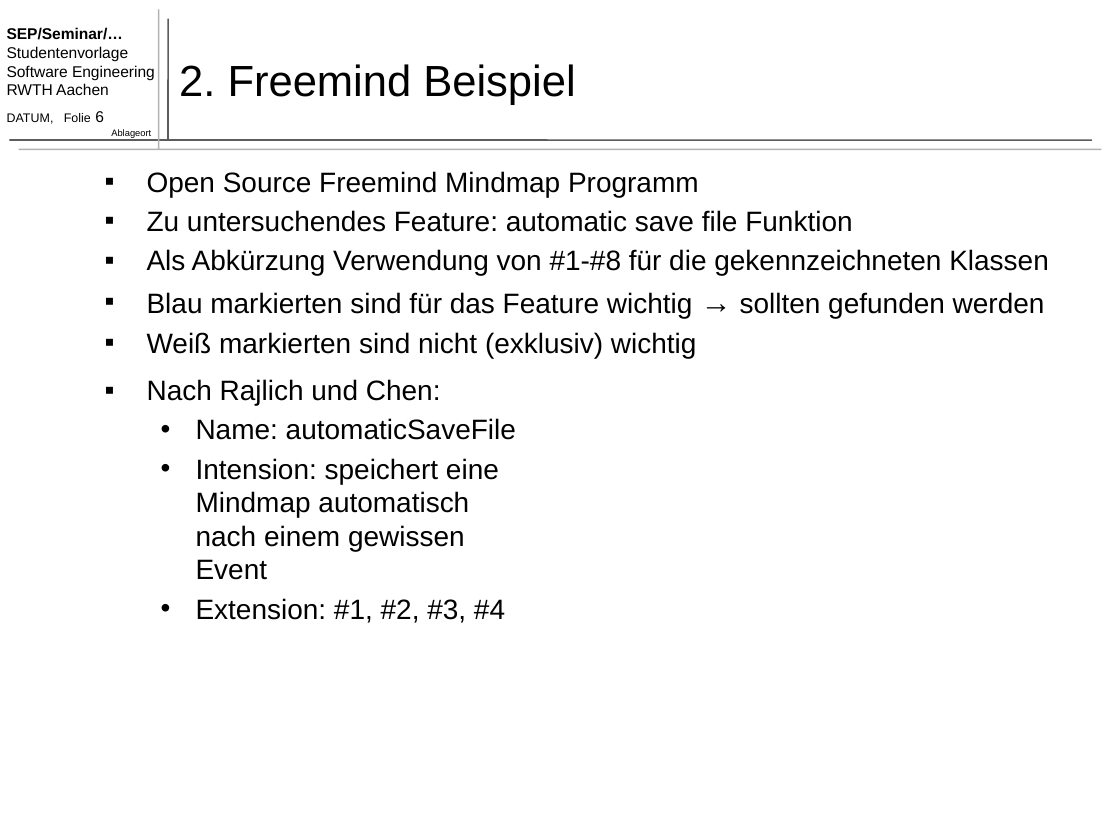
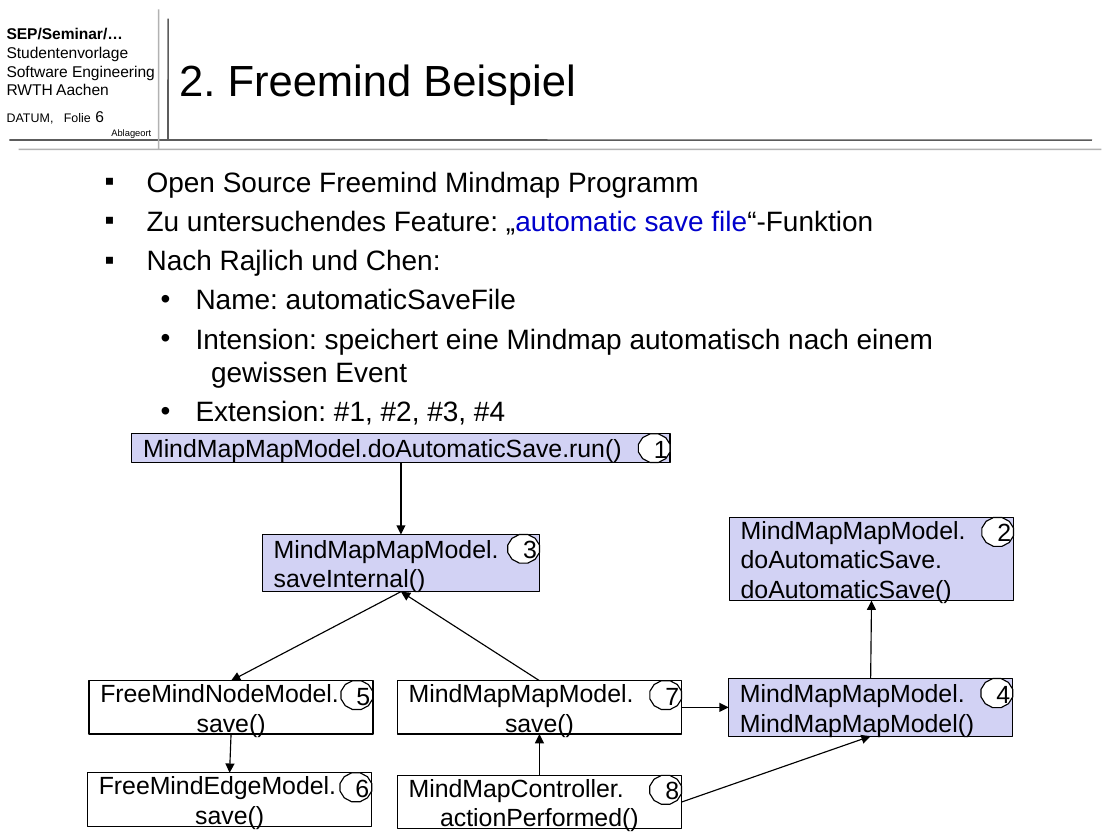
Before and after one commit to TimoBergerbusch/feature-location-techniques, a slide deck: slide 6 of Feature Location Techniques - Präsentation.pptx. Drawn at 1120x840 pixels with LibreOffice and Linux fonts; fonts in the diff are those of the drawing. Boxes give left, top, right and bottom in pixels: in the first picture for what was removed or moved away, otherwise in the second. Text is boxed around its words. In the diff, an @@ line names an element or a change of style, - is before the commit and + after.

Commit message:
Final Slides

```diff
--- a/Feature Location Techniques - Präsentation.pptx
+++ b/Feature Location Techniques - Präsentation.pptx
@@ text at (x1=147, y1=210, x2=933, y2=425): text changed @@
-▪ Zu untersuchendes Feature: automatic save file Funktion
-▪ Als Abkürzung Verwendung von #1-#8 für die gekennzeichneten Klassen
-▪ Blau markierten sind für das Feature wichtig → sollten gefunden werden
-▪ Weiß markierten sind nicht (exklusiv) wichtig
+▪ Zu untersuchendes Feature: „automatic save file“-Funktion
+▪ Nach Rajlich und Chen:
+  • Name: automaticSaveFile
+  • Intension: speichert eine Mindmap automatisch nach einem gewissen Event
+  • Extension: #1, #2, #3, #4
@@ text removed at (x1=147, y1=379, x2=516, y2=623) @@
-▪ Nach Rajlich und Chen:
-  • Name: automaticSaveFile
-  • Intension: speichert eine Mindmap automatisch nach einem gewissen Event
-  • Extension: #1, #2, #3, #4
@@ group added at (x1=87, y1=433, x2=1014, y2=829): 8 rectangles, 8 dodecagons, 8 arrows @@
+MindMapController.
+actionPerformed()
+8
+MindMapMapModel.
+save()
+7
+FreeMindEdgeModel.
+save()
+6
+FreeMindNodeModel.
+save()
+5
+MindMapMapModel.
+MindMapMapModel()
+4
+MindMapMapModel.
+saveInternal()
+3
+MindMapMapModel.
+doAutomaticSave.
+doAutomaticSave()
+2
+MindMapMapModel.doAutomaticSave.run()
+1
```
Also in this commit, not shown: 17 other slides changed, 10 slides added, 2 slides removed.
